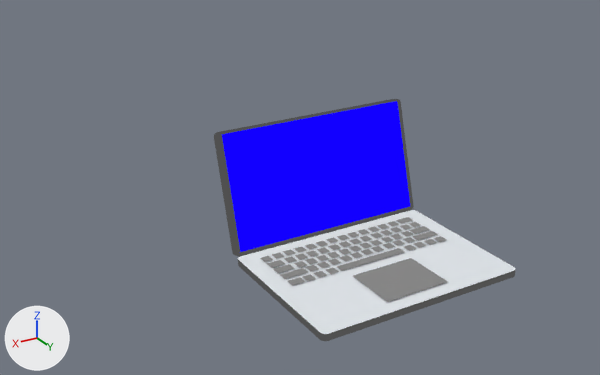
The glTF model public/laptop.glb as it was, and as the next commit left it.
Camera for both pictures: a camera (50 mm lens) standing at (0.39, 0.521, 0.353) and looking at (0.005, -0.12, 0.033). Arrows for +X, +Y and +Z are at lower left; the lights stay in place. Where no turn or scale is listed for an object, it has been applied to the vertices.

Script lines for the objects in view, before the commit:
```python
mat_screen = bpy.data.materials.new('Screen')
mat_screen.use_nodes = True; mat_screen.node_tree.nodes.clear()
_N = mat_screen.node_tree.nodes; _L = mat_screen.node_tree.links
n0 = _N.new('ShaderNodeEmission'); n0.name = 'Emission'
n0.inputs[0].default_value = (0.00602, 0.0, 1.0, 1.0)  # 'Color', blue #1200ff
n1 = _N.new('ShaderNodeLightPath'); n1.name = 'Light Path'
n2 = _N.new('ShaderNodeBsdfTransparent'); n2.name = 'Transparent BSDF'
n3 = _N.new('ShaderNodeMixShader'); n3.name = 'Mix Shader'
n4 = _N.new('ShaderNodeOutputMaterial'); n4.name = 'Material Output'
_L.new(n1.outputs[0], n3.inputs[0])  # 'Is Camera Ray' to 'Factor'
_L.new(n2.outputs[0], n3.inputs[1])  # 'BSDF' to 'Shader'
_L.new(n0.outputs[0], n3.inputs[2])  # 'Emission' to 'Shader'
_L.new(n3.outputs[0], n4.inputs[0])  # 'Shader' to 'Surface'
me_cube = bpy.data.meshes.new('Cube')
me_cube.from_pydata(...)  # 40 vertices, 76 faces; spans x -0.1..0.1, y -0.072..0.072, z -0.003..0.003
# faces by material slot: [58, 18]
me_cube.materials.append(mat_material)
me_cube.materials.append(mat_light)  # white #e5eaef
me_cube_001 = bpy.data.meshes.new('Cube.001')
me_cube_001.from_pydata(...)  # 40 vertices, 76 faces; spans x -0.1..0.1, y -0.11..-0.072, z 0.001..0.111
me_cube_001.materials.append(mat_material)
me_plane = bpy.data.meshes.new('Plane')
me_plane.from_pydata([(-0.095, -0.073, 0.008), (0.095, -0.073, 0.008), (-0.095, -0.102, 0.11), (0.095, -0.102, 0.11)], [], [(0, 2, 3), (0, 3, 1)])
me_plane.materials.append(mat_screen)
ob_cube_001 = bpy.data.objects.new('Cube.001', me_cube)
ob_cube_001.location = (0.0, 0.0, 0.0)
ob_cube_002 = bpy.data.objects.new('Cube.002', me_cube_001)
ob_cube_002.location = (0.0, 0.0, 0.0)
ob_screen = bpy.data.objects.new('Screen', me_plane)
ob_screen.location = (0.0, 0.0, 0.0)
# also in view: 'Cube.003' at (0.0, 0.0, 0.004)
```
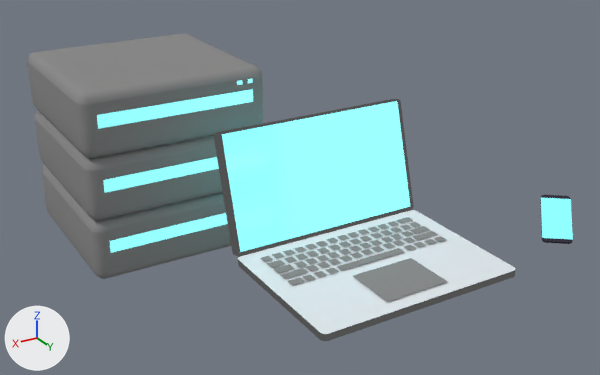
The newer file is also turned or shifted as a whole; pictures and numbers use the older file's frame.

Scene script edits in JSON lines:
```json
{"block": "mat_screen", "change": "nodes: BsdfTransparent, Emission, LightPath, MixShader, OutputMaterial"}
{"block": "mat_screen", "change": "colours: blue #1200ff"}
{"block": "mat_screen", "change": "nodes: BsdfPrincipled, OutputMaterial"}
{"block": "mat_screen", "change": "colours: cyan #63c7e7, cyan #89ffff"}
{"op": "add", "block": "mat_phone_plastic", "code": ["mat_phone_plastic = principled_material('Phone Plastic')", "mat_phone_plastic.base_color = (0.0078, 0.00185, 0.0237)  # black #16062b"]}
{"op": "add", "block": "mat_plastic", "code": ["mat_plastic = principled_material('Plastic')", "mat_plastic.base_color = (0.245, 0.245, 0.245)  # grey #888888", "mat_plastic.roughness = 1.0"]}
{"op": "add", "block": "me_cube_005", "code": ["me_cube_005 = bpy.data.meshes.new('Cube.005')", "me_cube_005.from_pydata(...)  # 56 vertices, 108 faces; spans x -0.99..0.99, y -1.02..1.02, z -0.74..0.74", "# faces by material slot: [102, 6]", "me_cube_005.materials.append(mat_phone_plastic)  # black #16062b", "me_cube_005.materials.append(mat_screen)  # cyan #63c7e7"]}
{"op": "add", "block": "me_cube_006", "code": ["me_cube_006 = bpy.data.meshes.new('Cube.006')", "me_cube_006.from_pydata(...)  # 878 vertices, 1772 faces; spans x -0.06..0.123, y -0.092..0.092, z -0.039..0.146", "# faces by material slot: [1730, 42]", "me_cube_006.materials.append(mat_plastic)  # grey #888888", "me_cube_006.materials.append(mat_screen)  # cyan #63c7e7"]}
{"op": "add", "block": "ob_cube", "code": ["ob_cube = bpy.data.objects.new('Cube', me_cube_005)", "ob_cube.location = (-0.1547, 0.0602, 0.0333)", "ob_cube.scale = (-0.0213, -0.0213, -0.0213)"]}
{"op": "add", "block": "ob_cube_005", "code": ["ob_cube_005 = bpy.data.objects.new('Cube.005', me_cube_006)", "ob_cube_005.location = (0.0758, -0.2579, -0.0017)"]}
```

Pixel boxes (x1, y1, x2, y2) of what changed, in the pictures (600 x 375 px):
```json
{"object": "Cube.005", "change": "added", "after": [27, 33, 263, 279], "faces in mat_plastic (grey #888888)": [27, 33, 263, 279], "faces in mat_screen (cyan #63c7e7)": [97, 79, 253, 253]}
{"object": "Screen", "change": "recoloured", "before": [222, 101, 410, 252], "after": [222, 101, 410, 252], "on screen": "blue to cyan"}
{"object": "Cube", "change": "added", "after": [540, 195, 573, 244], "on screen": "cyan", "faces in mat_screen (cyan #63c7e7)": [541, 198, 573, 240], "faces in mat_phone_plastic (black #16062a)": [540, 195, 573, 244]}
```
